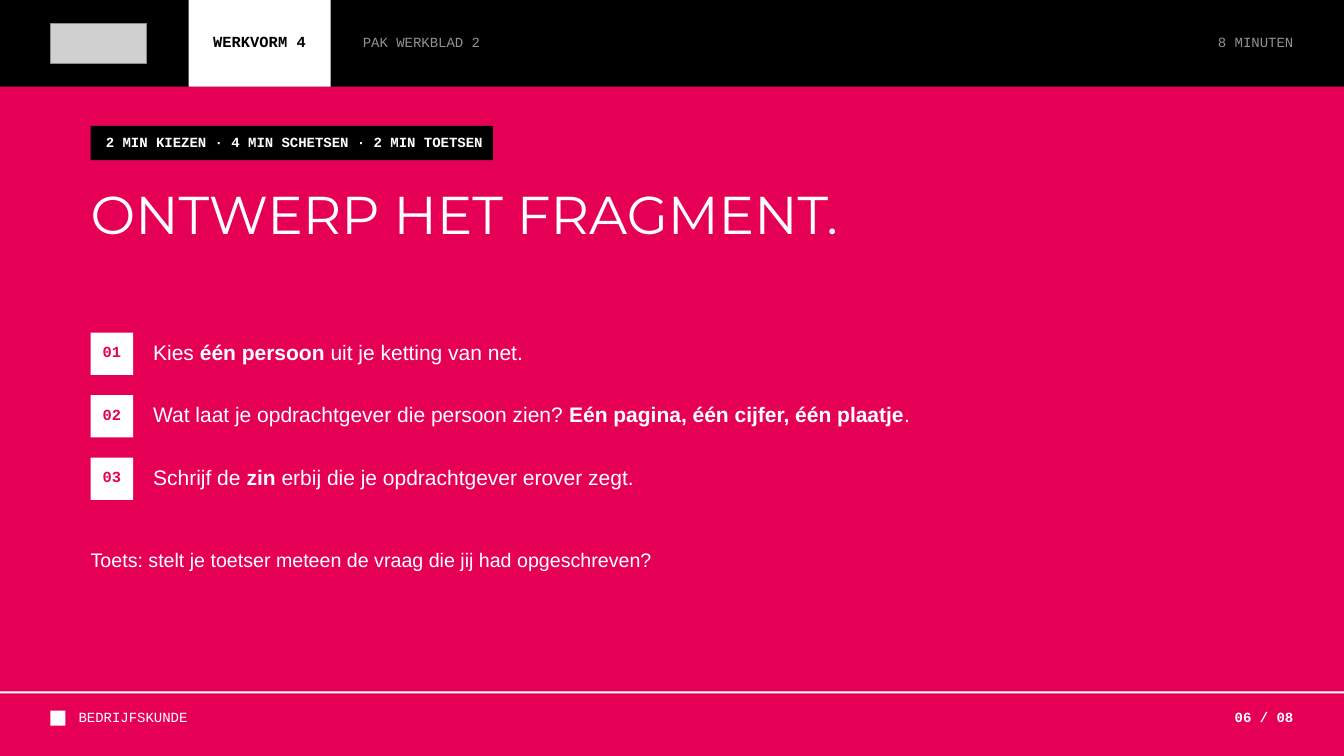
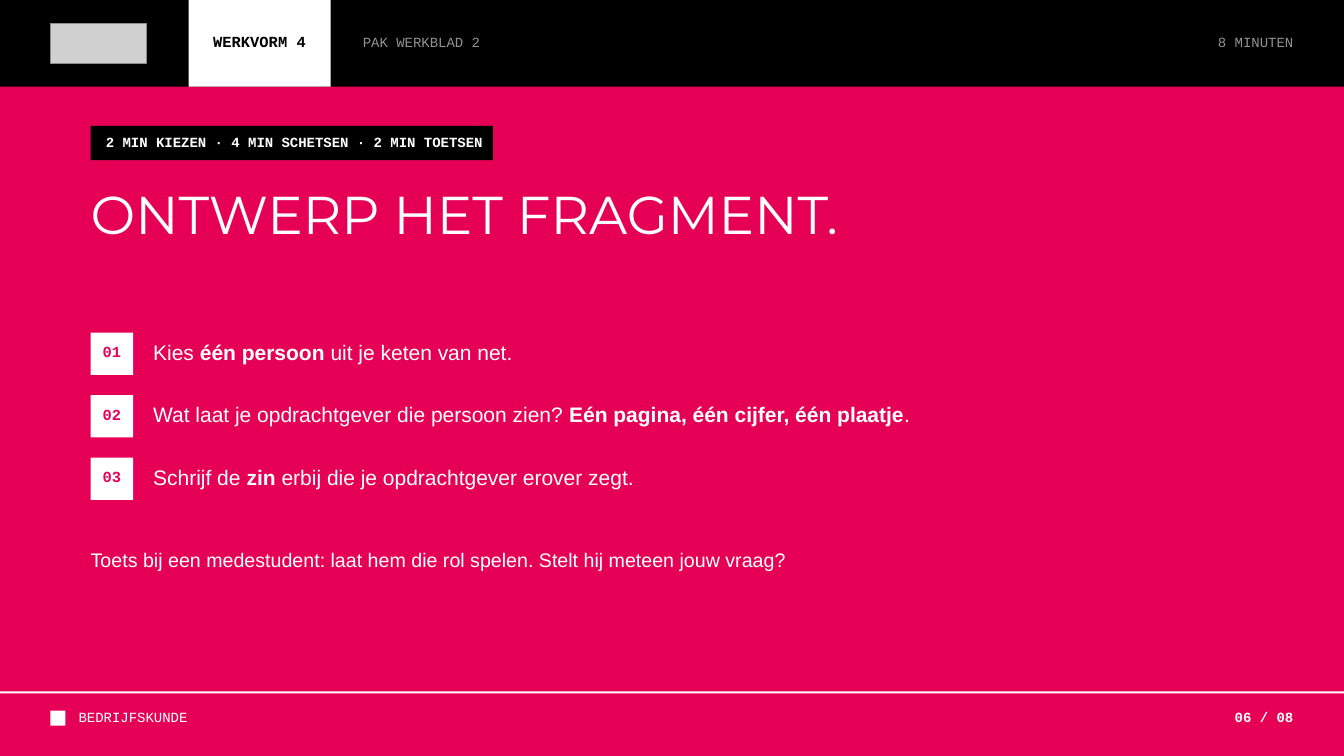
Before and after one commit to hanbedrijfskunde/aod-communicatie-slides, a slide deck: slide 6 of Werkcollege-2-waar-gaat-jouw-advies-heen.pptx. Drawn at 1344x756 pixels with LibreOffice and Linux fonts; fonts in the diff are those of the drawing; grey boxes stand for pictures. Boxes give left, top, right and bottom in pixels: in the first picture for what was removed or moved away, otherwise in the second. Text is boxed around its words. In the diff, an @@ line names an element or a change of style, - is before the commit and + after.

```diff
--- a/Werkcollege-2-waar-gaat-jouw-advies-heen.pptx
+++ b/Werkcollege-2-waar-gaat-jouw-advies-heen.pptx
@@ text at [153, 344, 512, 364]: text changed @@
-Kies één persoon uit je ketting van net.
+Kies één persoon uit je keten van net.
@@ text at [91, 552, 785, 571]: text changed @@
-Toets: stelt je toetser meteen de vraag die jij had opgeschreven?
+Toets bij een medestudent: laat hem die rol spelen. Stelt hij meteen jouw vraag?
```
Also in this commit, not shown: 3 other slides changed, 12 other files.
